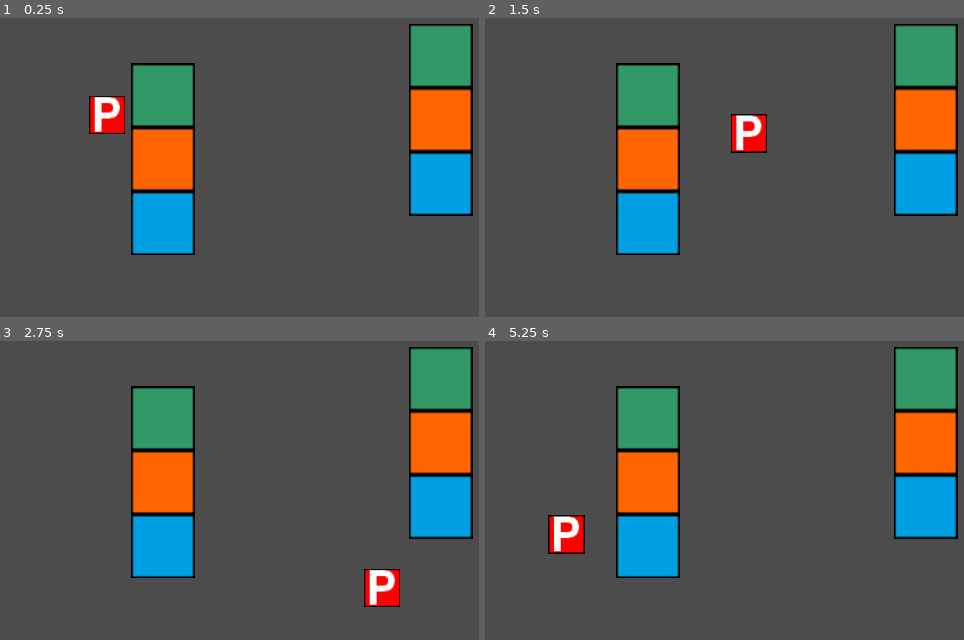
Above: before the commit, frames 1-4 (two rows, left to right).
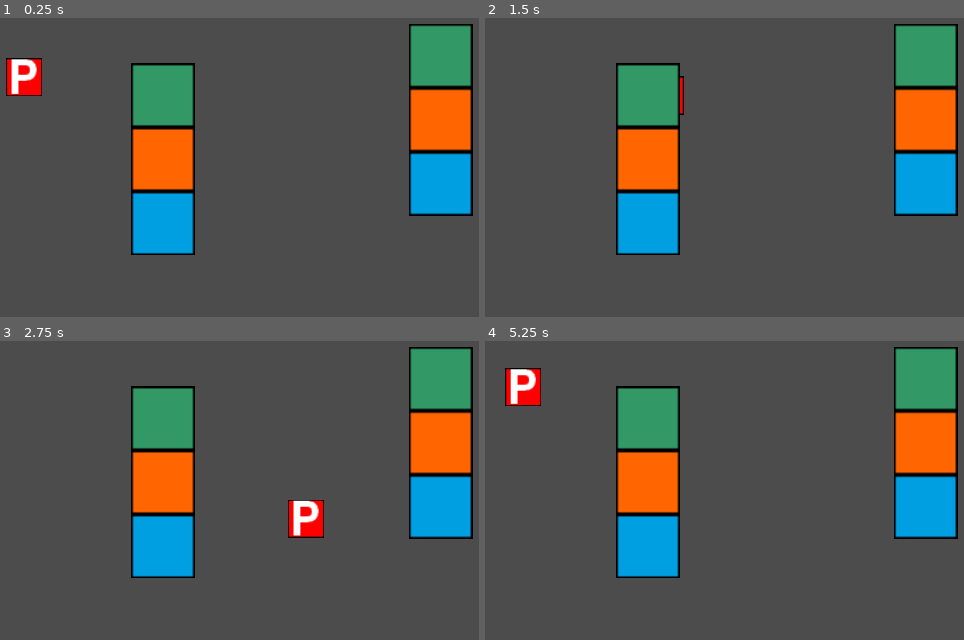
Above: after the commit, the same moments.

Repository: AlexanderKiefer/ysort
Game: Godot game, scene res://init.tscn
The game is run twice, just before and just after one commit, with the same random seed, the same clock (stepped at 60 frames per second) and the same inputs.
Inputs:
- Up to frame 1 (0.25 s): no input
- Up to frame 2 (1.5 s): tap Enter at 0.5 s; hold Right (ui_right) 0.53-1.28 s; hold Down (ui_down) from 1.28 s (still down)
- Up to frame 3 (2.75 s): release Down (ui_down) at 2.03 s; hold Right (ui_right) from 2.03 s (still down)
- Up to frame 4 (5.25 s): release Right (ui_right) at 2.78 s; hold Up (ui_up) 2.78-3.53 s; hold Left (ui_left) 3.53-5.03 s; hold Down (ui_down) from 5.03 s (still down)

The runs differ from the first frame. In frame 1, 1.9% of the frame differs, in the area x 1-27%, y 13-39%; in frame 2, 1.1%; in frame 3, 1.9%; in frame 4, 2.0%, in the area x 4-21%, y 9-72%.

Commit message:
Add files via upload

Diff:
--- a/init.tscn
+++ b/init.tscn
@@ -8,7 +8,7 @@
 [node name="YSort" type="YSort" parent="."]
 
 [node name="Player" parent="YSort" instance=ExtResource( 2 )]
-position = Vector2( 80.6442, 84.3031 )
+position = Vector2( 39.0598, 65.4158 )
 
 [node name="Statue2" parent="YSort" instance=ExtResource( 1 )]
 position = Vector2( 108.47, 133.186 )
